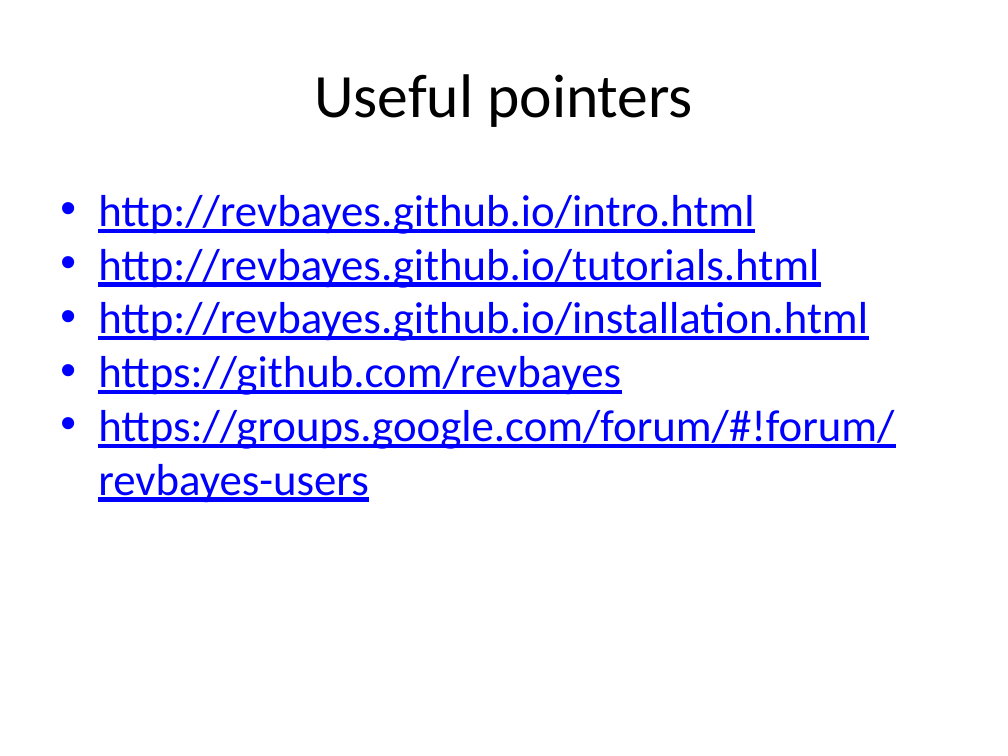
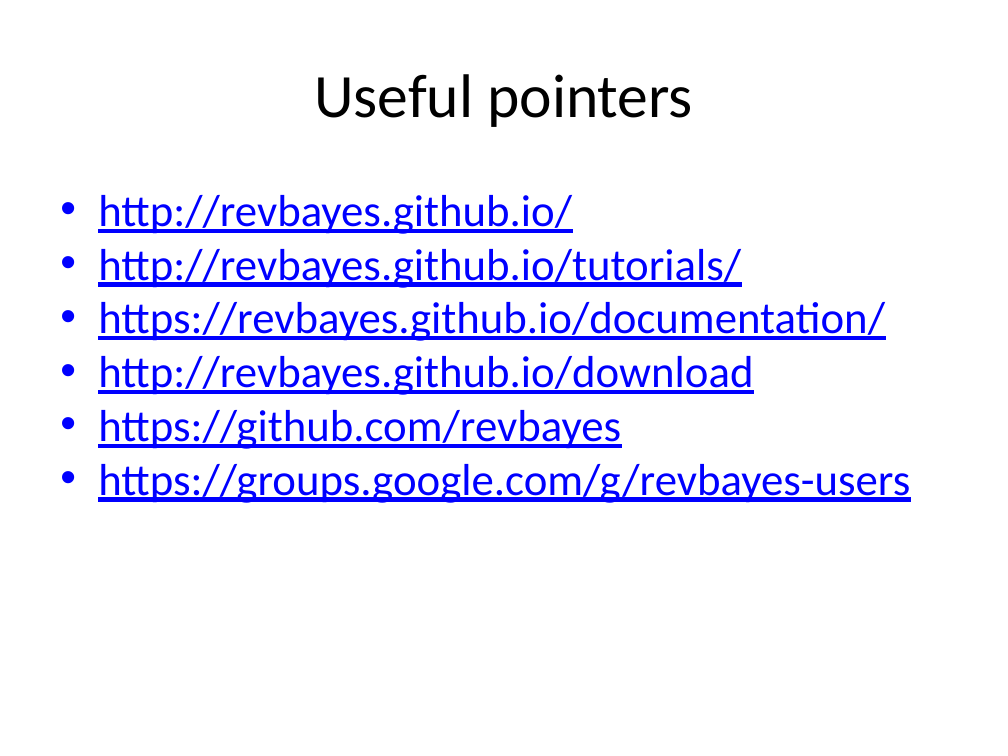
Before and after one commit to Boussau/boussau.github.io, a slide deck: slide 3 of COME_courses/Cambridge_2022/6_Bayesian_inference/RevBayesIntro.pptx. Drawn at 1008x756 pixels with LibreOffice and Linux fonts; fonts in the diff are those of the drawing. Boxes give left, top, right and bottom in pixels: in the first picture for what was removed or moved away, otherwise in the second. Text is boxed around its words. In the diff, an @@ line names an element or a change of style, - is before the commit and + after.

Commit message:
small improvement to the introduction to revbayes

```diff
--- a/COME_courses/Cambridge_2022/6_Bayesian_inference/RevBayesIntro.pptx
+++ b/COME_courses/Cambridge_2022/6_Bayesian_inference/RevBayesIntro.pptx
@@ text at (x1=98, y1=195, x2=885, y2=395): text changed @@
-• http://revbayes.github.io/intro.html
-• http://revbayes.github.io/tutorials.html
-• http://revbayes.github.io/installation.html
+• http://revbayes.github.io/
+• http://revbayes.github.io/tutorials/
+• https://revbayes.github.io/documentation/
+• http://revbayes.github.io/download
@@ text at (x1=98, y1=464, x2=910, y2=503): text changed @@
-• https://groups.google.com/forum/#!forum/revbayes-users
+• https://groups.google.com/g/revbayes-users
```
Also in this commit, not shown: 3 other slides changed, 1 slide added, 1 other file.
